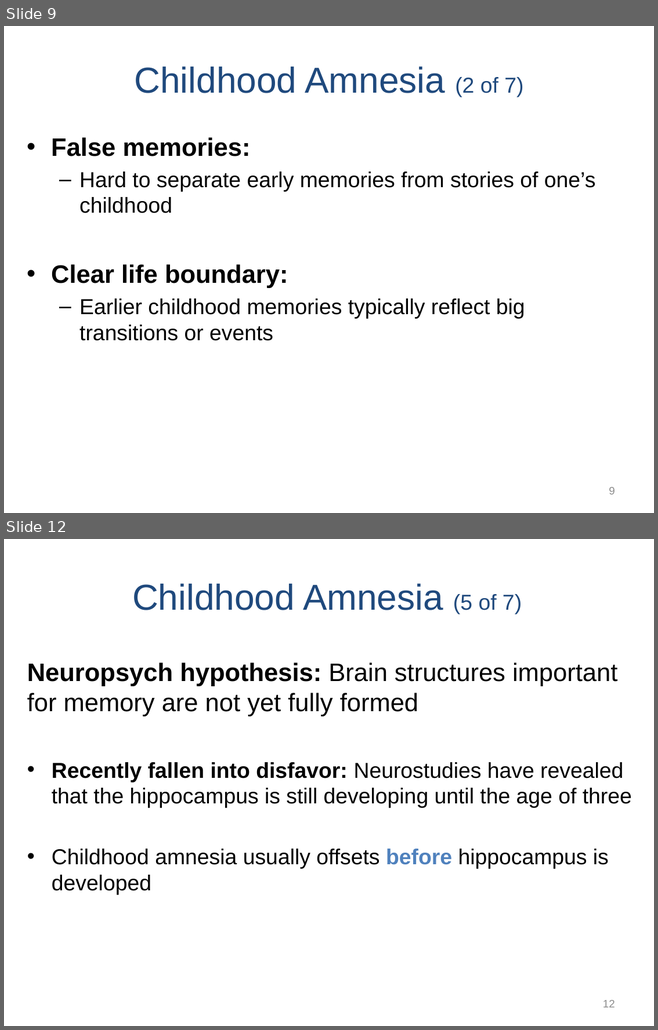
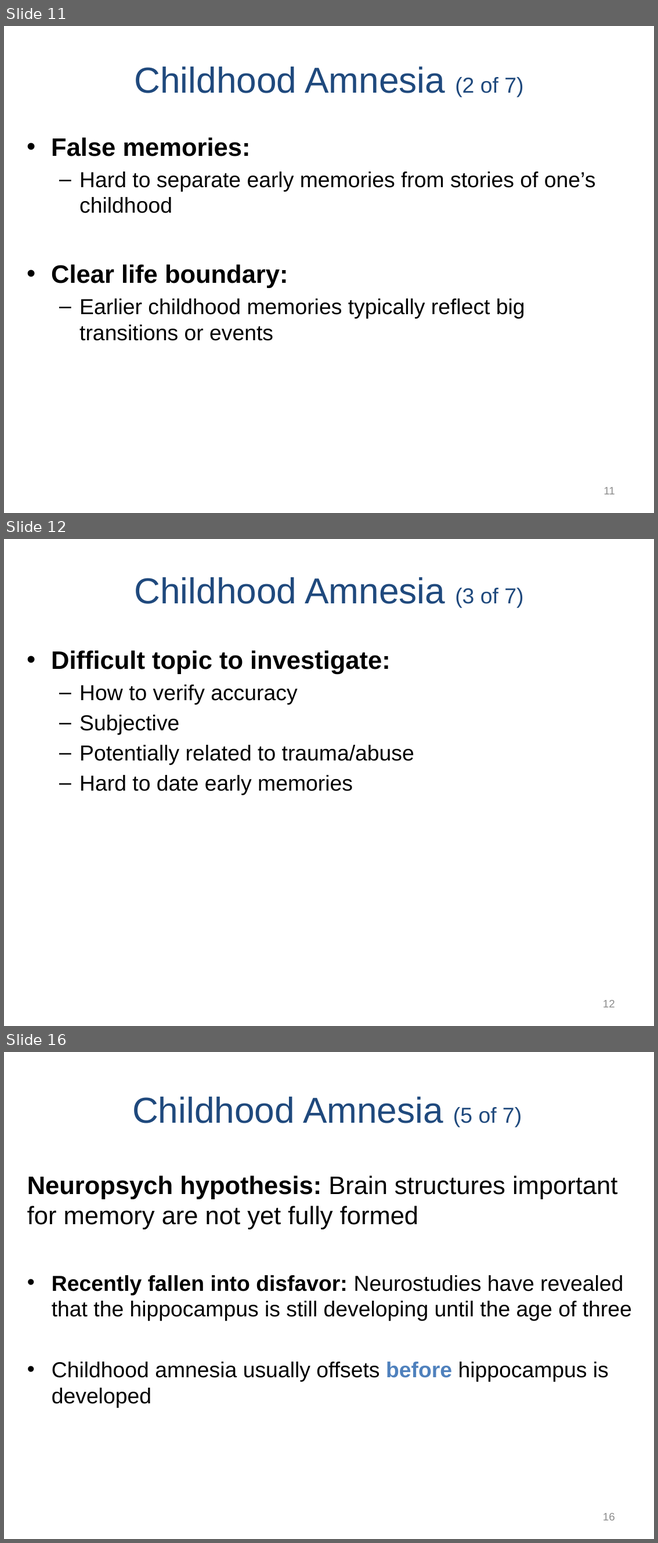
Before and after one commit to npm27/Teaching-Materials, a slide deck: Memory/Slides/Chapter 6.PPTX. Shown one above the other, each under a label of ours: slides 9 and 12 before the commit, slides 11, 12 and 16 after it; the slides between them are not shown. The pictures are 658x1030 and 658x1543 pixels, drawn with LibreOffice and Linux fonts; fonts in the diff are those of the drawing. Boxes give left, top, right and bottom in pixels: in the first picture for what was removed or moved away, otherwise in the second. Text is boxed around its words. In the diff, an @@ line names an element or a change of style, - is before the commit and + after.

```diff
--- a/Memory/Slides/Chapter 6.PPTX
+++ b/Memory/Slides/Chapter 6.PPTX
@@ slide 12 added at box(4, 539, 654, 1026), background #FFFFFF @@
@@ title added at box(134, 577, 523, 608), 40 pt, text #1F497D @@
+Childhood Amnesia (3 of 7)
@@ text added at box(51, 650, 414, 795), 24 pt, text #000000 @@
+• Difficult topic to investigate:
+  – How to verify accuracy
+  – Subjective
+  – Potentially related to trauma/abuse
+  – Hard to date early memories
@@ page number added at box(603, 1000, 615, 1008), 12 pt, text #8C8C8C @@
+12
@@ what was slide 9 is now slide 11 @@
@@ page number at box(603, 487, 614, 495): text changed @@
-9
+11
@@ what was slide 12 is now slide 16 @@
@@ page number at box(603, 1513, 615, 1521): text changed @@
-12
+16
```
Also in this commit, not shown: 3 slides changed, 3 other slides added.
